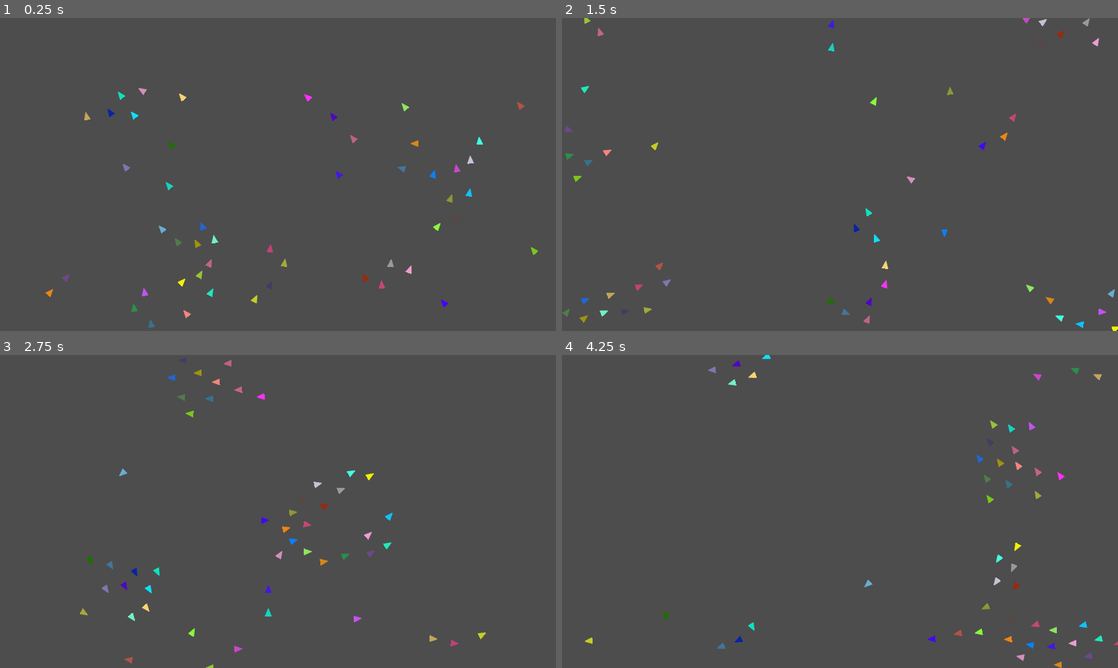
Above: before the commit, frames 1-4 (two rows, left to right).
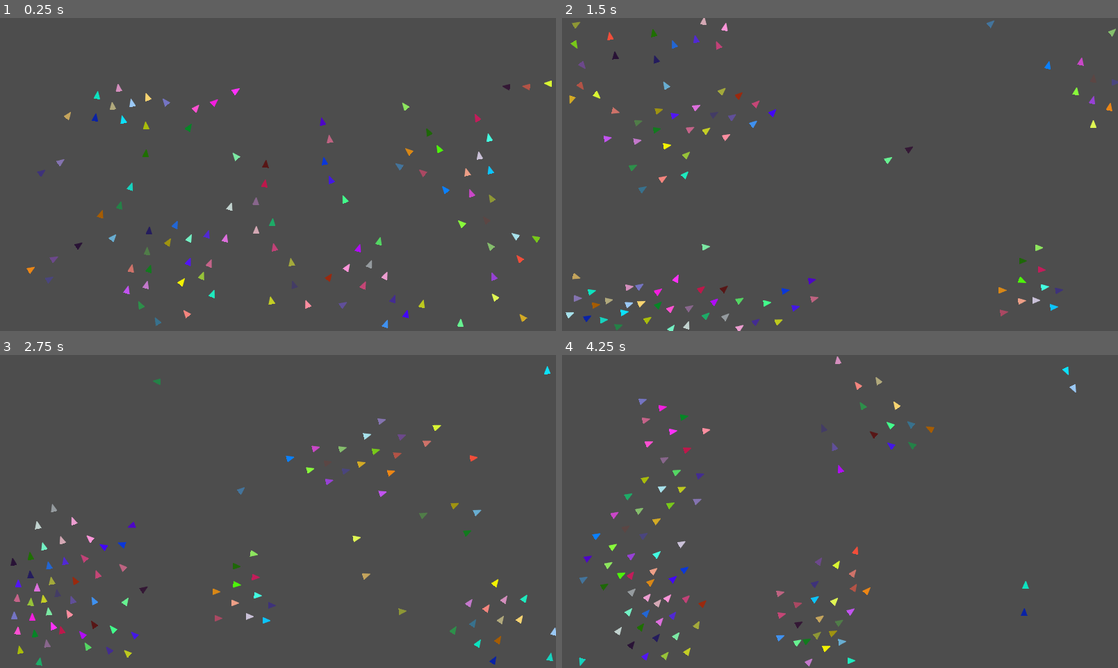
Above: after the commit, the same moments.

Repository: tonytins/flockofboids
Game: Godot game, scene res://scenes/game_scene.tscn
The game is run twice, just before and just after one commit, with the same random seed, the same clock (stepped at 60 frames per second) and the same inputs. The engine's default icon, where the game draws it, is replaced by a stand-in: a white triangle on a blue panel in a dark square.
Inputs:
- Up to frame 1 (0.25 s): no input
- Up to frame 2 (1.5 s): no input
- Up to frame 3 (2.75 s): no input
- Up to frame 4 (4.25 s): no input

The runs differ from the first frame. In frame 1, 2.5% of the frame differs, in the area x 4-100%, y 20-100%; in frame 2, 2.6%; in frame 3, 2.7%, in the area x 1-100%, y 1-100%; in frame 4, 2.7%.

Commit message:
Added more boids - Removed await keyword

Diff:
--- a/scenes/boid.tscn
+++ b/scenes/boid.tscn
@@ -34,25 +34,21 @@
 
 [node name="FrontRayCast2D" type="RayCast2D" parent="RayFolder"]
 rotation = -0.333356
-scale = Vector2(1, 1)
 target_position = Vector2(18.061, 24.2446)
 metadata/_edit_lock_ = true
 
 [node name="FrontRayCast2D2" type="RayCast2D" parent="RayFolder"]
 rotation = -0.333356
-scale = Vector2(1, 1)
 target_position = Vector2(-31.0763, 7.22919)
 metadata/_edit_lock_ = true
 
 [node name="FrontRayCast2D3" type="RayCast2D" parent="RayFolder"]
 rotation = -0.07866
-scale = Vector2(1, 1)
 target_position = Vector2(-0.41299, 56.1412)
 metadata/_edit_lock_ = true
 
 [node name="FrontRayCast2D4" type="RayCast2D" parent="RayFolder"]
 rotation = -0.07866
-scale = Vector2(1, 1)
 target_position = Vector2(-7.68084, 46.5404)
 metadata/_edit_lock_ = true
 
--- a/scenes/game_scene.tscn
+++ b/scenes/game_scene.tscn
@@ -5,14 +5,14 @@
 
 [node name="GameScene" type="Node2D"]
 script = ExtResource("1_4bt6j")
-num = 50
+num = 100
 
 [node name="Timer" type="Timer" parent="."]
+
+[node name="BoidGroup" type="Node2D" parent="."]
 
 [node name="TileMap" parent="." instance=ExtResource("2_js0sw")]
 visible = false
 layer_0/tile_data = PackedInt32Array(0, 0, 0, 1, 0, 0, 2, 0, 0, 3, 0, 0, 4, 0, 0, 5, 0, 0, 6, 0, 0, 7, 0, 0, 8, 0, 0, 9 …(46239 unchanged characters)…
 
-[node name="BoidGroup" type="Node2D" parent="."]
-
 [connection signal="timeout" from="Timer" to="." method="_on_timer_timeout"]
--- a/scripts/boid.gd
+++ b/scripts/boid.gd
@@ -13,7 +13,7 @@
 	randomize()
 
 func _physics_process(delta: float) -> void:
-	await boids()
+	boids()
 	# check_collision("blocks")
 	vel = vel.normalized() * speed
 	move()
Not shown, changed: README.md
